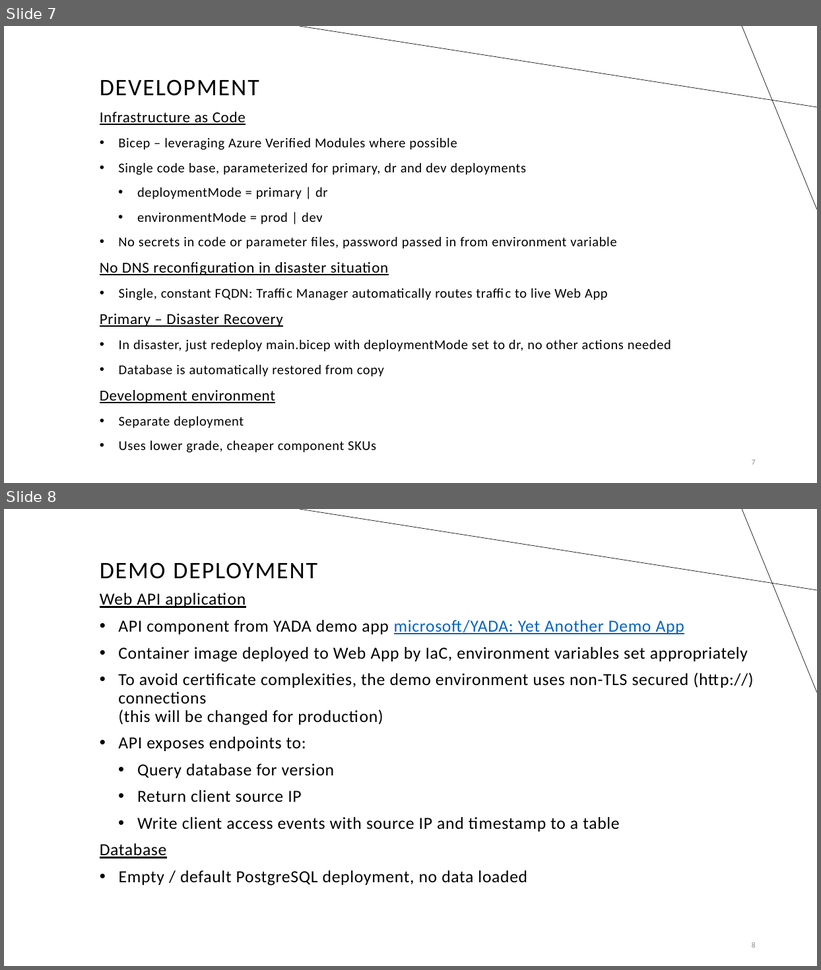
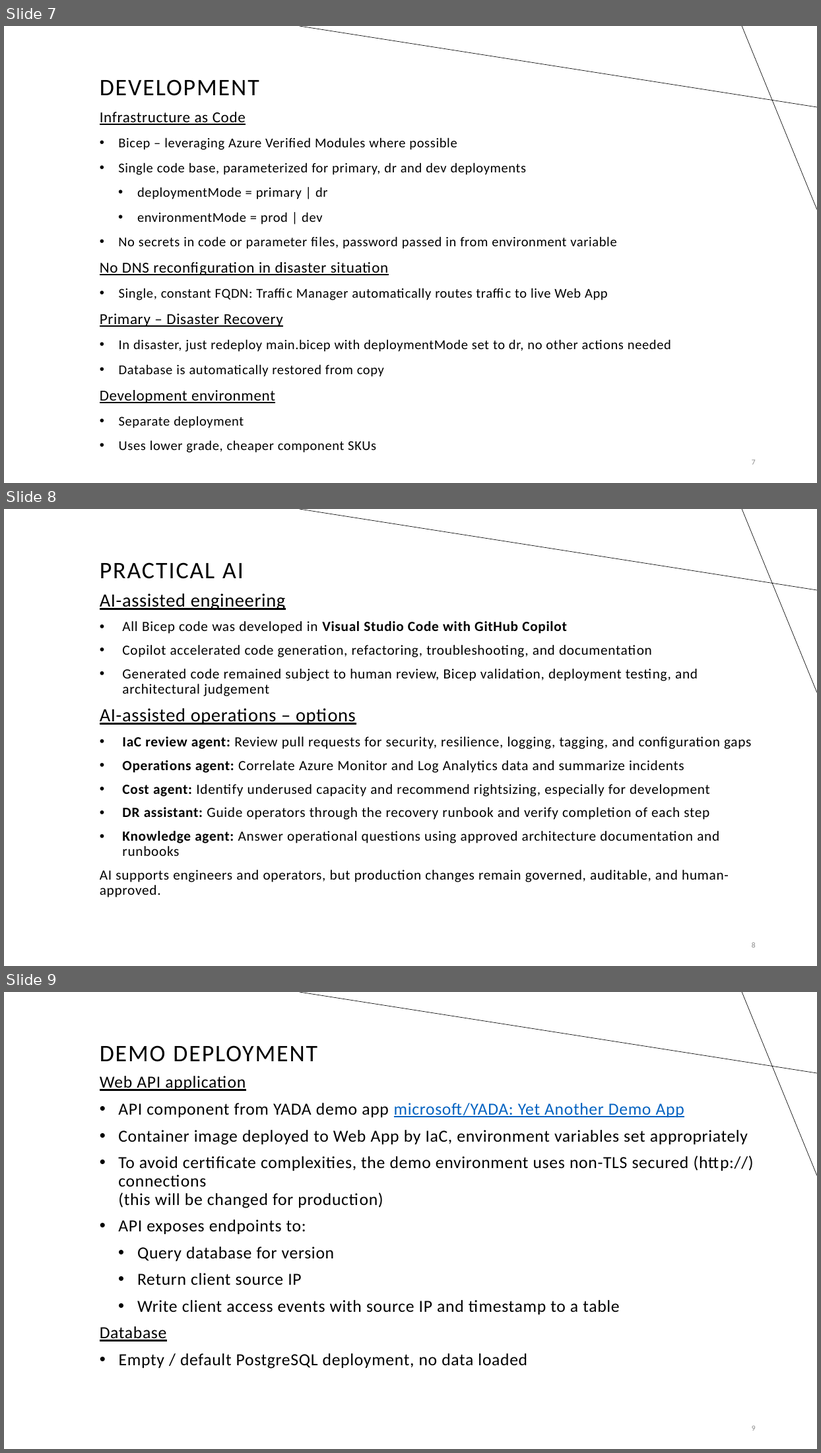
Before and after one commit to mddazure/cloudnation, a slide deck: slides/novabank.pptx. Shown one above the other, each under a label of ours: slides 7 and 8 before the commit, slides 7, 8 and 9 after it. The pictures are 821x970 and 821x1453 pixels, drawn with LibreOffice and Linux fonts; fonts in the diff are those of the drawing. Boxes give left, top, right and bottom in pixels: in the first picture for what was removed or moved away, otherwise in the second. Text is boxed around its words. In the diff, an @@ line names an element or a change of style, - is before the commit and + after.

Commit message:
presentation

```diff
--- a/slides/novabank.pptx
+++ b/slides/novabank.pptx
@@ slide 8 added at (4,509,817,966), background #FFFFFF; not listed: 2 template elements that a slide beside it also shows @@
@@ title added at (100,562,244,579), 28 pt, text #000000 @@
+PRACTICAL AI
@@ text added at (100,593,751,898), 16.6 pt, text #000000 @@
+  AI-assisted engineering
+• All Bicep code was developed in Visual Studio Code with GitHub Copilot
+• Copilot accelerated code generation, refactoring, troubleshooting, and documentation
+• Generated code remained subject to human review, Bicep validation, deployment testing, and architectural judgement
+  AI-assisted operations – options
+• IaC review agent: Review pull requests for security, resilience, logging, tagging, and configuration gaps
+• Operations agent: Correlate Azure Monitor and Log Analytics data and summarize incidents
+• Cost agent: Identify underused capacity and recommend rightsizing, especially for development
+• DR assistant: Guide operators through the recovery runbook and verify completion of each step
+• Knowledge agent: Answer operational questions using approved architecture documentation and runbooks
+AI supports engineers and operators, but production changes remain governed, auditable, and human-approved.
@@ page number added at (752,943,756,948), 9 pt, text #8C8C8C @@
+8
@@ what was slide 8 is now slide 9 @@
```
Also in this commit, not shown: 2 other files.
